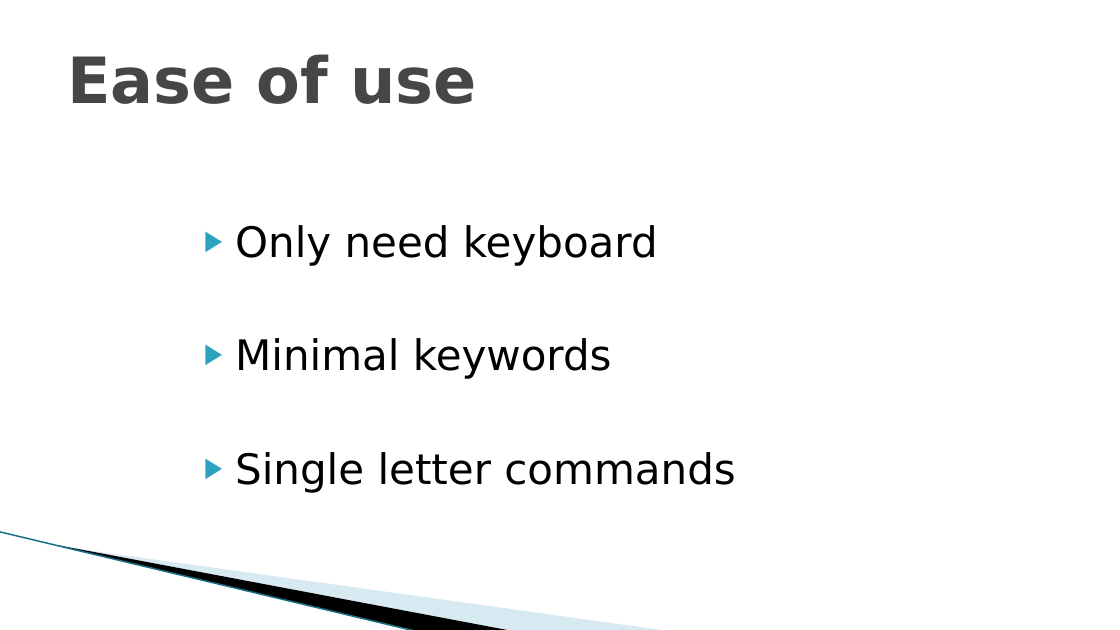
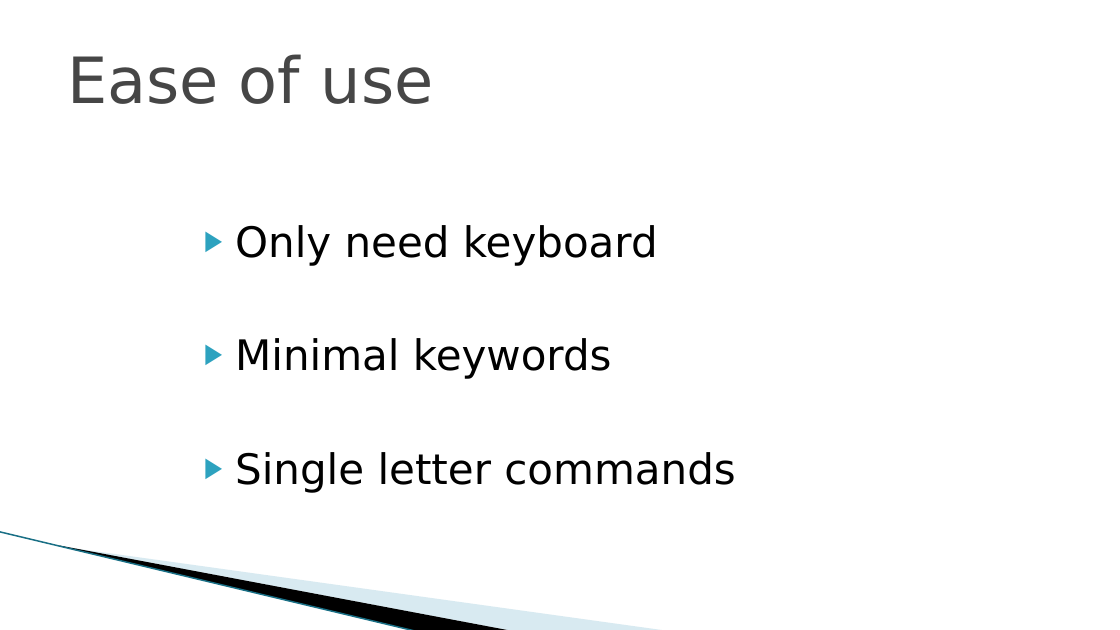
Before and after one commit to riwu/CS2101, a slide deck: slide 14 of WURI OP2.pptx (slide 15 before the commit). Drawn at 1120x630 pixels with LibreOffice and Linux fonts; fonts in the diff are those of the drawing; background and template pictures are left out. Boxes give left, top, right and bottom in pixels: in the first picture for what was removed or moved away, otherwise in the second. Text is boxed around its words. In the diff, an @@ line names an element or a change of style, - is before the commit and + after.

```diff
--- a/WURI OP2.pptx
+++ b/WURI OP2.pptx
@@ title "Ease of use" at box(67, 54, 434, 104): bold off @@
```
Also in this commit, not shown: 8 other slides changed, 1 slide added, 2 slides removed, 1 other file.
